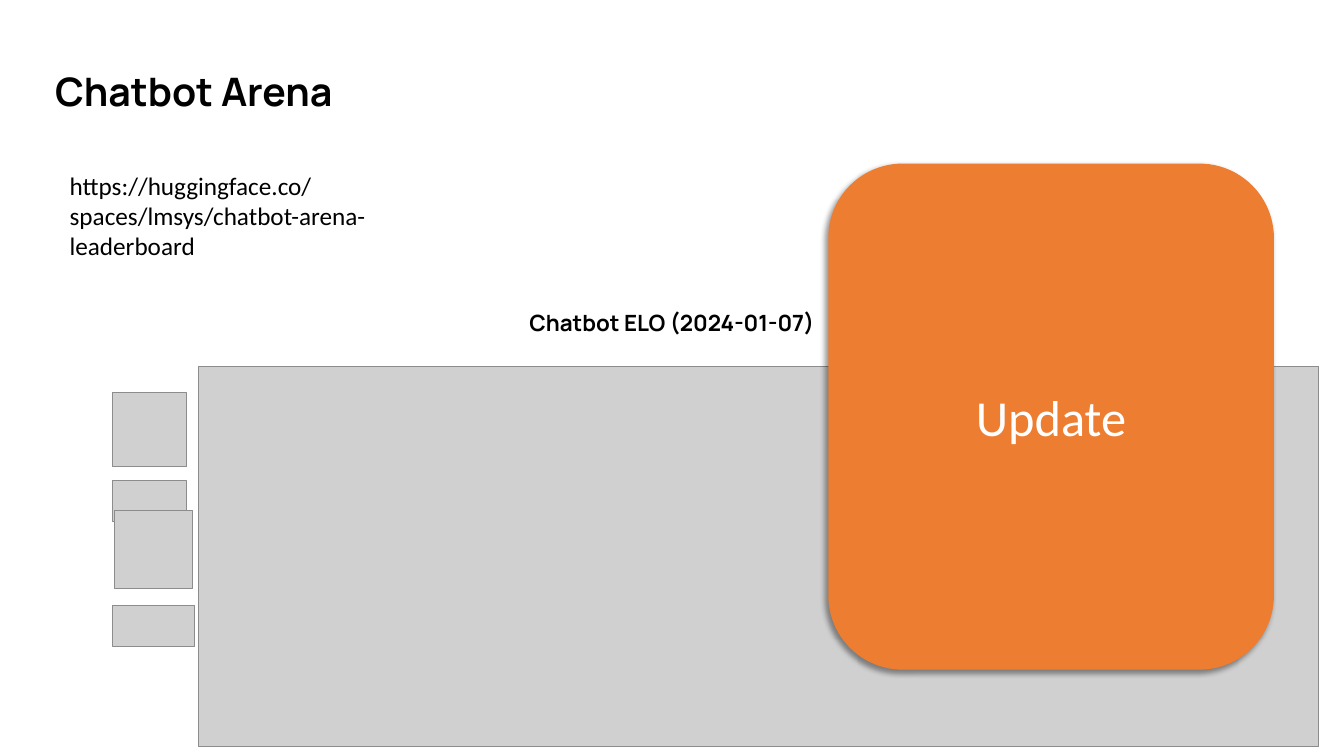
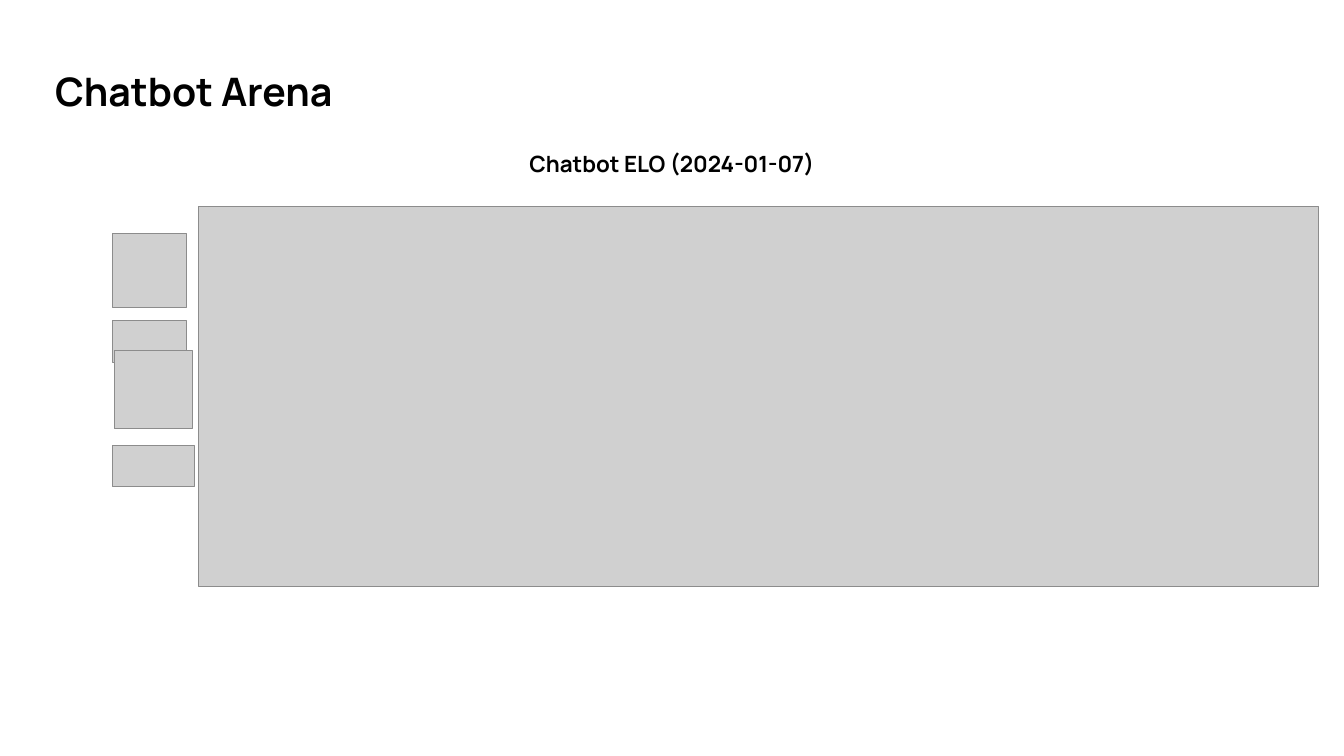
Before and after one commit to lknetleszek/WSI-GenAI, a slide deck: slide 60 of GENAI_W1.pptx. Drawn at 1344x756 pixels with LibreOffice and Linux fonts; fonts in the diff are those of the drawing; grey boxes stand for pictures. Boxes give left, top, right and bottom in pixels: in the first picture for what was removed or moved away, otherwise in the second. Text is boxed around its words. In the diff, an @@ line names an element or a change of style, - is before the commit and + after.

Commit message:
feat: W1 deck update

```diff
--- a/GENAI_W1.pptx
+++ b/GENAI_W1.pptx
@@ 5 pictures, 1 text: place and size @@
-5 pictures, 1 text at <box>112,311,1319,746</box>
+5 pictures, 1 text at <box>112,152,1319,587</box>
@@ text removed at <box>70,177,366,256</box> @@
-https://huggingface.co/spaces/lmsys/chatbot-arena-leaderboard
@@ rounded rectangle removed at <box>829,163,1274,669</box> @@
-Update
```
Also in this commit, not shown: 1 other slide changed, 1 slide added, 1 other file.
